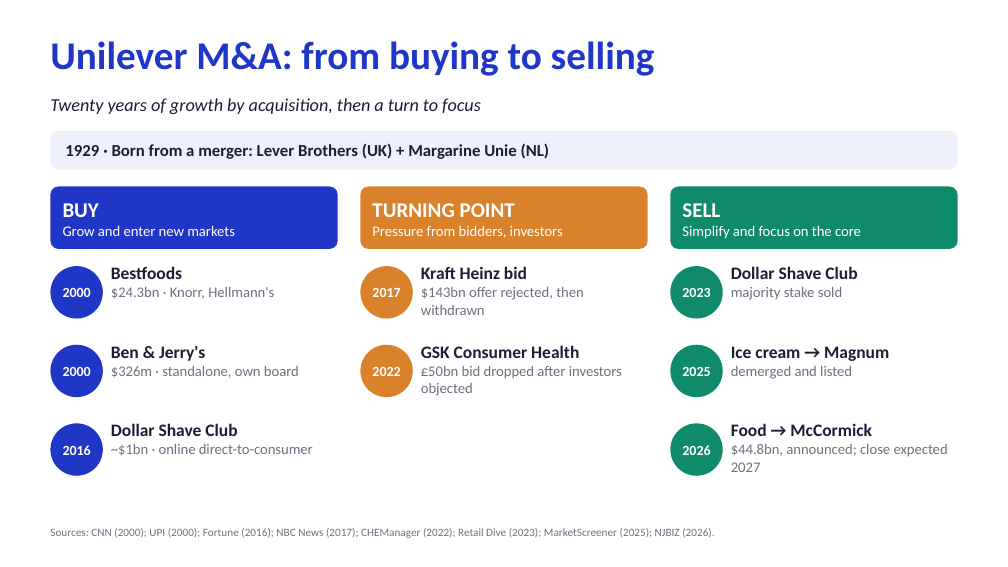
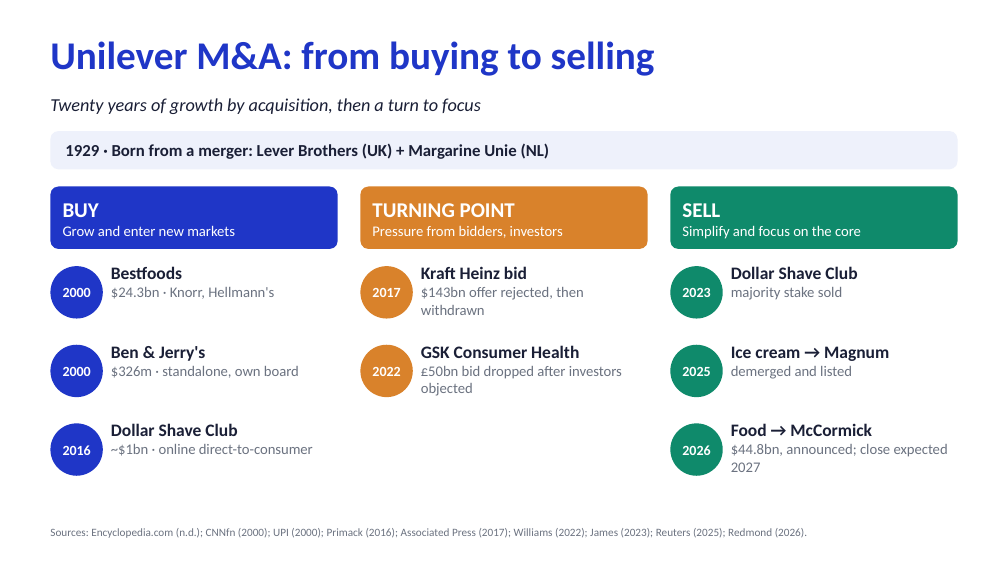
Before and after one commit to dollar3651314/mymba, a slide deck: slide 2 of content/busi1763/files/Unilever_MA_EN.pptx (slide 1 before the commit). Drawn at 1008x567 pixels with LibreOffice and Linux fonts; fonts in the diff are those of the drawing. Boxes give left, top, right and bottom in pixels: in the first picture for what was removed or moved away, otherwise in the second. Text is boxed around its words. In the diff, an @@ line names an element or a change of style, - is before the commit and + after.

```diff
--- a/content/busi1763/files/Unilever_MA_EN.pptx
+++ b/content/busi1763/files/Unilever_MA_EN.pptx
@@ text at (50, 528, 807, 538): text changed @@
-Sources: CNN (2000); UPI (2000); Fortune (2016); NBC News (2017); CHEManager (2022); Retail Dive (2023); MarketScreener (2025); NJBIZ (2026).
+Sources: Encyclopedia.com (n.d.); CNNfn (2000); UPI (2000); Primack (2016); Associated Press (2017); Williams (2022); James (2023); Reuters (2025); Redmond (2026).
```
Also in this commit, not shown: 1 other slide changed, 2 slides added, 5 other files.
